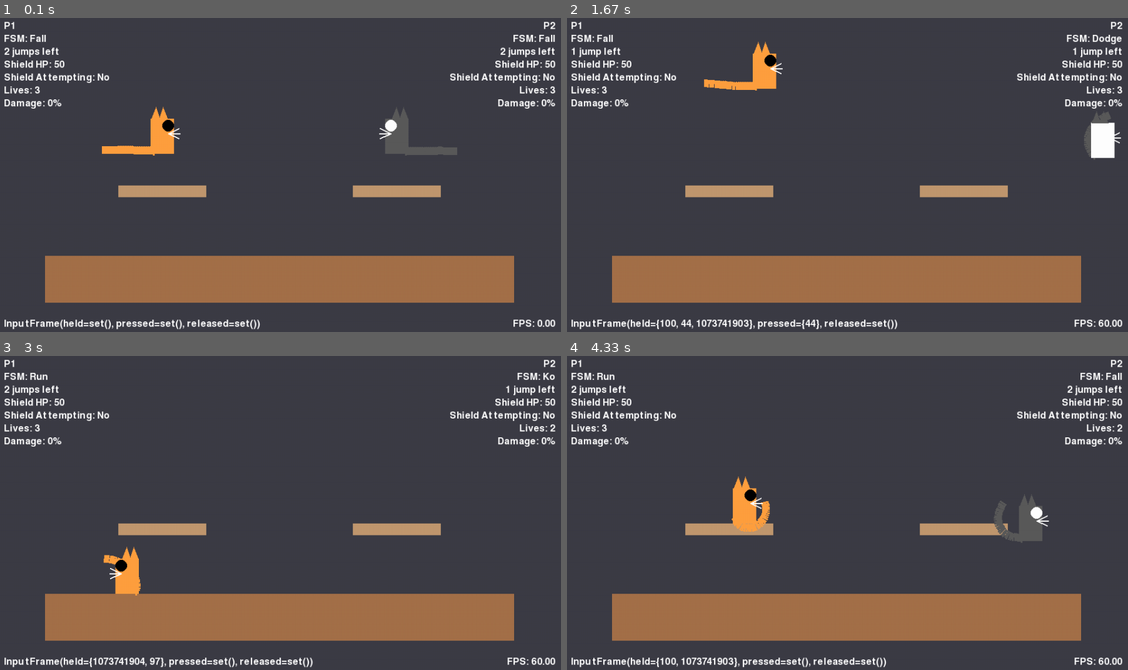
Above: before the commit, frames 1-4 (two rows, left to right).
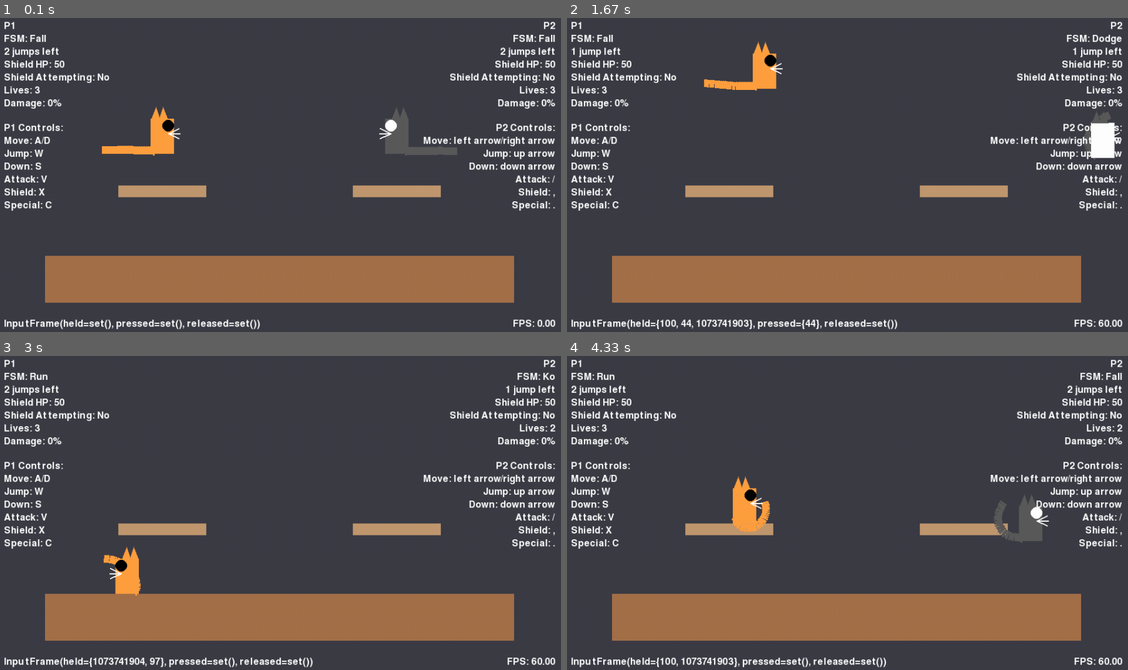
Above: after the commit, the same moments.

Repository: avidrucker/pycats
Game: pygame game, started from pycats/game.py
Two runs of this game, one before a commit and one after it. Both use one fixed random seed, a clock stepped at 60 frames per second and the inputs below.
Inputs:
- Up to frame 1 (0.1 s): no input
- Up to frame 2 (1.67 s): hold Right 0.33-0.8 s; tap , at 0.83, 1.65 s; hold Up 1.17-1.47 s; hold W 1.17-1.47 s; hold Right from 1.5 s (still down); hold D from 1.5 s (still down)
- Up to frame 3 (3 s): release Right at 1.97 s; release D at 1.97 s; hold Left 2-2.53 s; hold A 2-2.53 s; hold Down 2.57-2.87 s; hold S 2.57-2.87 s; hold Left from 2.9 s (still down); hold A from 2.9 s (still down)
- Up to frame 4 (4.33 s): tap , at 3.05 s; release Left at 3.3 s; release A at 3.3 s; hold Up 3.33-3.7 s; hold W 3.33-3.7 s; hold Right from 3.73 s (still down); hold D from 3.73 s (still down)

The runs differ from the first frame. In frame 1, 1.8% of the frame differs, in the area x 0-99%, y 33-62%; in frame 2, 1.6%; in frame 3, 1.8%; in frame 4, 1.8%.

Commit message:
feat draw player controls below hud

Diff:
--- a/pycats/game.py
+++ b/pycats/game.py
@@ -230,6 +230,42 @@
         screen.blit(surf, pos)
 
 
+def draw_controls(p: Player, label, topright=False):
+    """Draws the control scheme for a player below the HUD."""
+    # Convert pygame key constants to readable strings
+    key_names = {
+        pygame.K_a: "A", pygame.K_d: "D", pygame.K_w: "W", pygame.K_s: "S",
+        pygame.K_v: "V", pygame.K_c: "C", pygame.K_x: "X",
+        pygame.K_LEFT: "left arrow", pygame.K_RIGHT: "right arrow", pygame.K_UP: "up arrow", pygame.K_DOWN: "down arrow",
+        pygame.K_SLASH: "/", pygame.K_PERIOD: ".", pygame.K_COMMA: ","
+    }
+
+    controls = [
+        f"{label} Controls:",
+        f"Move: {key_names.get(p.controls['left'], '?')}/{key_names.get(p.controls['right'], '?')}",
+        f"Jump: {key_names.get(p.controls['up'], '?')}",
+        f"Down: {key_names.get(p.controls['down'], '?')}",
+        f"Attack: {key_names.get(p.controls['attack'], '?')}",
+        f"Shield: {key_names.get(p.controls['shield'], '?')}",
+        f"Special: {key_names.get(p.controls['special'], '?')}"
+    ]
+
+    # Start drawing below the HUD (7 lines of HUD + some spacing)
+    start_y = HUD_PADDING + 7 * HUD_SPACING + 20
+
+    for i, txt in enumerate(controls):
+        surf = font.render(txt, True, WHITE)
+        pos = (
+            (
+                SCREEN_WIDTH - surf.get_width() - HUD_PADDING,
+                start_y + i * HUD_SPACING,
+            )
+            if topright
+            else (HUD_PADDING, start_y + i * HUD_SPACING)
+        )
+        screen.blit(surf, pos)
+
+
 # ------------------------------------------------ main loop
 running = True
 while running:
@@ -282,6 +318,10 @@
     draw_hud(player1, "P1")  # drawn by default in upper-left corner
     draw_hud(player2, "P2", topright=True)
 
+    # Draw player controls below the HUD
+    draw_controls(player1, "P1")  # drawn by default below P1 HUD
+    draw_controls(player2, "P2", topright=True)  # drawn below P2 HUD
+
     # draw keys pressed for debugging
     if frame_input:
         # keys = ", ".join(
